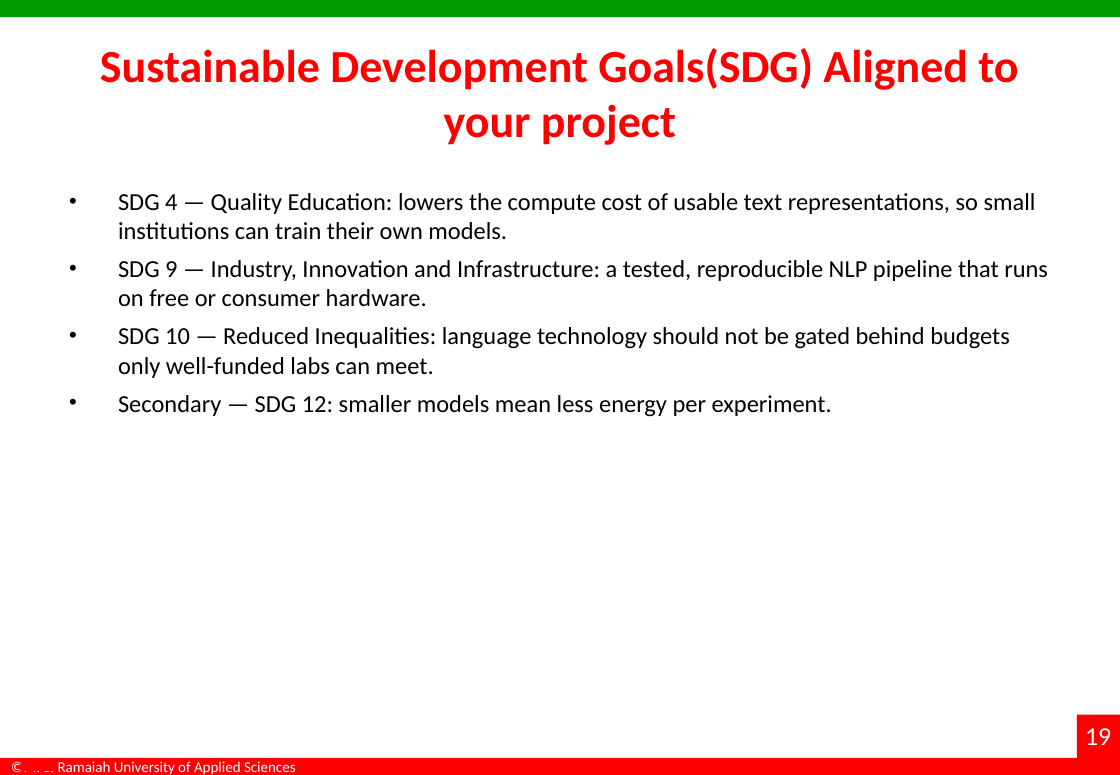
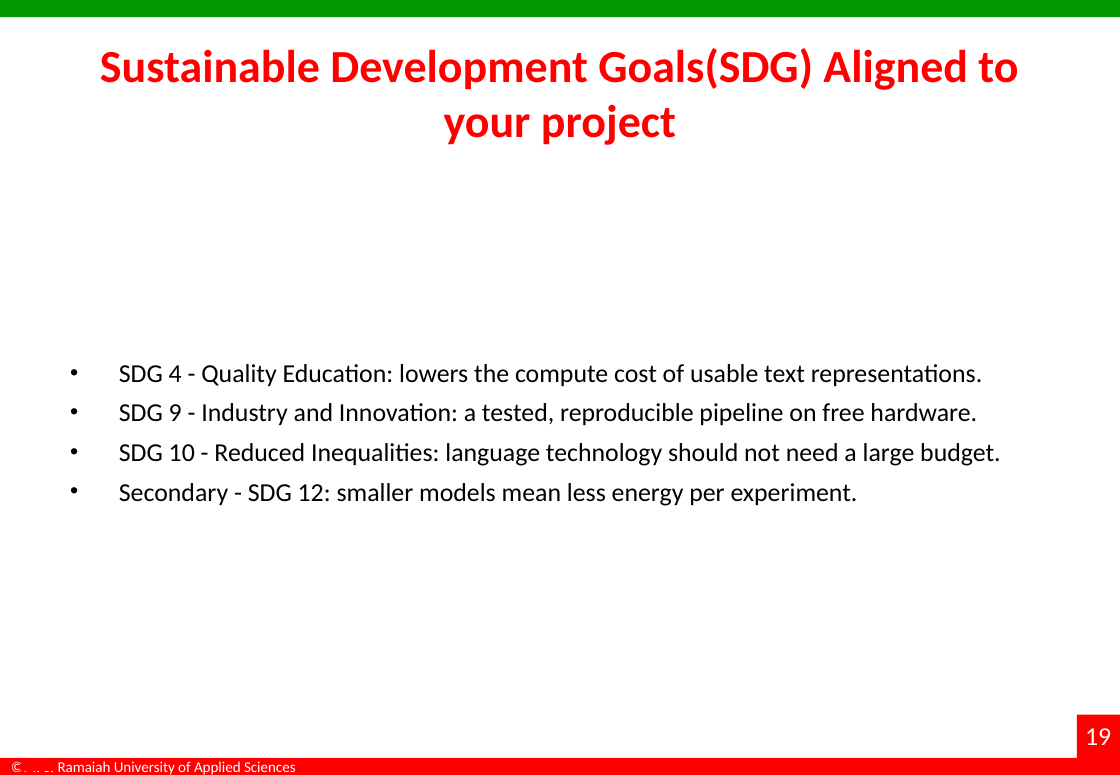
Before and after one commit to dakshadev/7th-sem, a slide deck: slide 19 of docs/Interim_Project_Presentation_7th-sem.pptx. Drawn at 1120x775 pixels with LibreOffice and Linux fonts; fonts in the diff are those of the drawing; background and template pictures are left out. Boxes give left, top, right and bottom in pixels: in the first picture for what was removed or moved away, otherwise in the second. Text is boxed around its words. In the diff, an @@ line names an element or a change of style, - is before the commit and + after.

Commit message:
docs(deck): type and alignment pass to presentation standard
Read as a viewer, not a thumbnail: six-column literature tables sat at 7.6pt, captions at 10pt, body
copy at 13pt, and every element type had its own left edge (tables 30pt, text 39pt, images 30-68pt).

- one left margin (0.55in) and one content width (700.8pt, i.e. the full area between margins)
- type floor raised: 20pt on the sparse slides, 17-18pt elsewhere, 15.5pt where the contents are
  dense, 10.5-11pt in tables, 11pt captions, 8.5pt references
- the longest paragraphs were rewritten in presentation register, since full sentences were the
  reason the type had to be small; the paper keeps the long form
- text blocks vertically balanced using PowerPoint's measured bound height instead of a guess
- column widths redistributed so Evidence has room and 'Completed' fits on one line
- orphan words removed from the conclusion bullets

Two regressions the render caught and this fixes: the references slide's two columns were being
stacked on one margin, and the repository link was being re-centred into the middle of the list.

scripts/polish_typography.ps1, scripts/rewrite_slide_copy.ps1, scripts/balance_text.ps1.

```diff
--- a/docs/Interim_Project_Presentation_7th-sem.pptx
+++ b/docs/Interim_Project_Presentation_7th-sem.pptx
@@ text at box(119, 364, 1000, 506): text changed; size 17 to 18 pt @@
-• SDG 4 — Quality Education: lowers the compute cost of usable text representations, so small institutions can train their own models.
-• SDG 9 — Industry, Innovation and Infrastructure: a tested, reproducible NLP pipeline that runs on free or consumer hardware.
-• SDG 10 — Reduced Inequalities: language technology should not be gated behind budgets only well-funded labs can meet.
-• Secondary — SDG 12: smaller models mean less energy per experiment.
+• SDG 4 - Quality Education: lowers the compute cost of usable text representations.
+• SDG 9 - Industry and Innovation: a tested, reproducible pipeline on free hardware.
+• SDG 10 - Reduced Inequalities: language technology should not need a large budget.
+• Secondary - SDG 12: smaller models mean less energy per experiment.
```
Also in this commit, not shown: 19 other slides changed, 6 other files.
